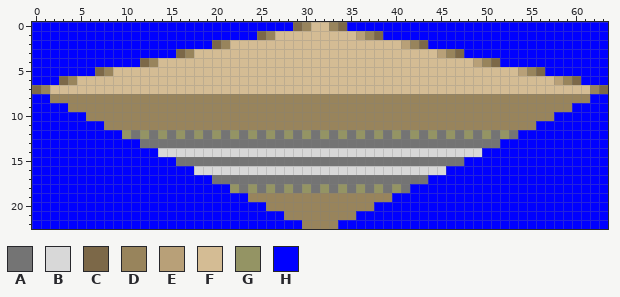
One commit to this pixel-art sprite: src/sprites/1028.png. Above is the file before it was changed.
The file is 64x23 pixels.
Palette (. is transparent): A #747474  B #d8d8d8  C #7c6848  D #98845c  E #b8a078  F #d4bc94  G #949464  H #0000ff
Now the later version:
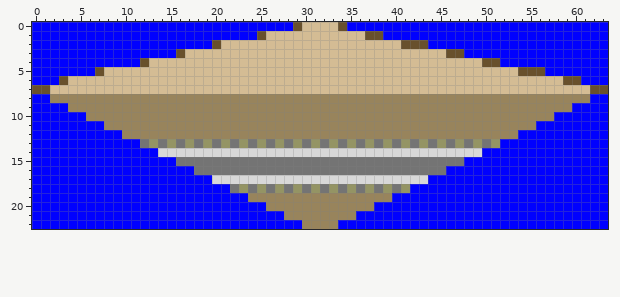
From old to new:
colour C: #7c6848 -> #68502c
y 0: x 30 D -> F; x 33 D -> F
y 1: x 26 D -> F; x 36..37 ED -> FC
y 2: x 21 D -> F; x 41..42 ED -> CC
y 3: x 17 D -> F; x 45..46 ED -> FC
y 4: x 13 D -> F; x 49..50 ED -> FC
y 5: x 8 D -> F; x 54..55 ED -> CC
y 6: x 4 D -> F; x 58..59 ED -> FC
y 7: x 1 D -> C; x 62 D -> C
y 12: x 10..53 GAGAGAGAGAGAGAGAGAGAGAGAGAGAGAGAGAGAGAGAGAGA -> DDDDDDDDDDDDDDDDDDDDDDDDDDDDDDDDDDDDDDDDDDDD
y 13: x 13 A -> G; x 15 A -> G; x 17 A -> G; x 19 A -> G; x 21 A -> G; x 23 A -> G; x 25 A -> G; x 27 A -> G; x 29 A -> G; x 31 A -> G; x 33 A -> G; x 35 A -> G; x 37 A -> G; x 39 A -> G; x 41 A -> G; x 43 A -> G; x 45 A -> G; x 47 A -> G; x 49 A -> G; x 51 A -> G
y 16: x 18..45 BBBBBBBBBBBBBBBBBBBBBBBBBBBB -> AAAAAAAAAAAAAAAAAAAAAAAAAAAA
y 17: x 20..43 AAAAAAAAAAAAAAAAAAAAAAAA -> BBBBBBBBBBBBBBBBBBBBBBBB
y 18: x 22..41 GAGAGAGAGAGAGAGAGAGA -> AGAGAGAGAGAGAGAGAGAG
Pixel boxes of the changes (left, top, right, bottom) in both pictures:
changed: (140, 22, 608, 94)
changed: (32, 67, 113, 94)
changed: (122, 130, 518, 193)
